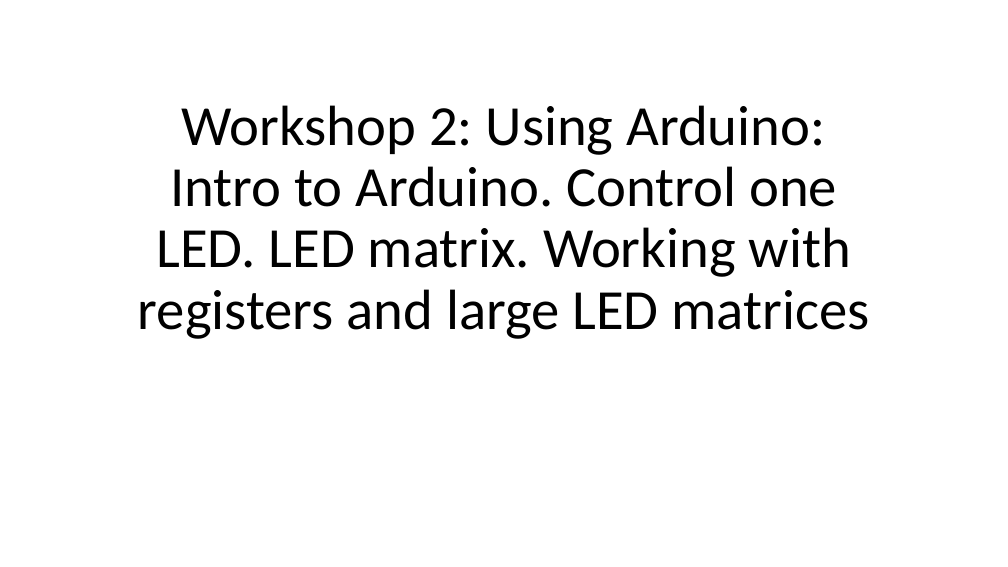
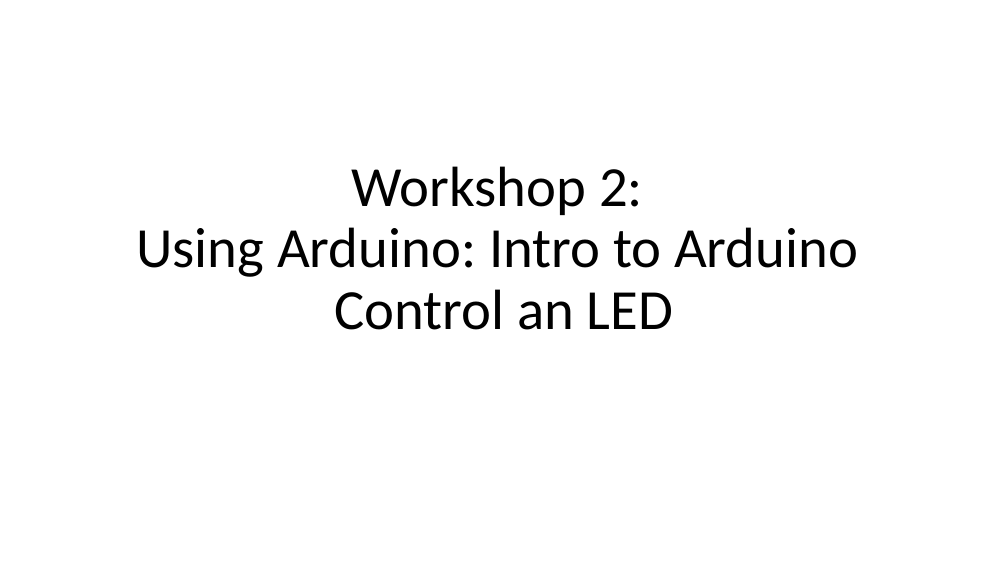
Before and after one commit to Runtime-Learner/McGill-BattleBots-Club, a slide deck: slide 1 of ECSE/Workshop-2/workshop2.pptx. Drawn at 1008x567 pixels with LibreOffice and Linux fonts; fonts in the diff are those of the drawing. Boxes give left, top, right and bottom in pixels: in the first picture for what was removed or moved away, otherwise in the second. Text is boxed around its words. In the diff, an @@ line names an element or a change of style, - is before the commit and + after.

Commit message:
filling Workshops. Cleaning up code

```diff
--- a/ECSE/Workshop-2/workshop2.pptx
+++ b/ECSE/Workshop-2/workshop2.pptx
@@ title at box(136, 166, 858, 330): text changed @@
-Workshop 2: Using Arduino: Intro to Arduino. Control one LED. LED matrix. Working with registers and large LED matrices
+Workshop 2:
+Using Arduino: Intro to Arduino
+Control an LED
```
Also in this commit, not shown: 2 other slides changed, 5 slides added, 5 slides removed, 4 other files.
